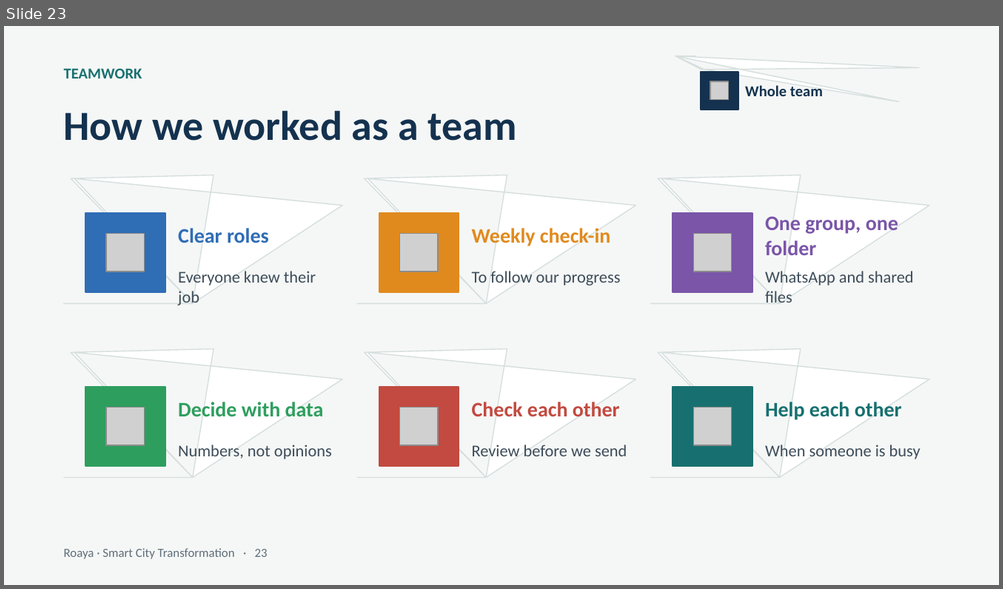
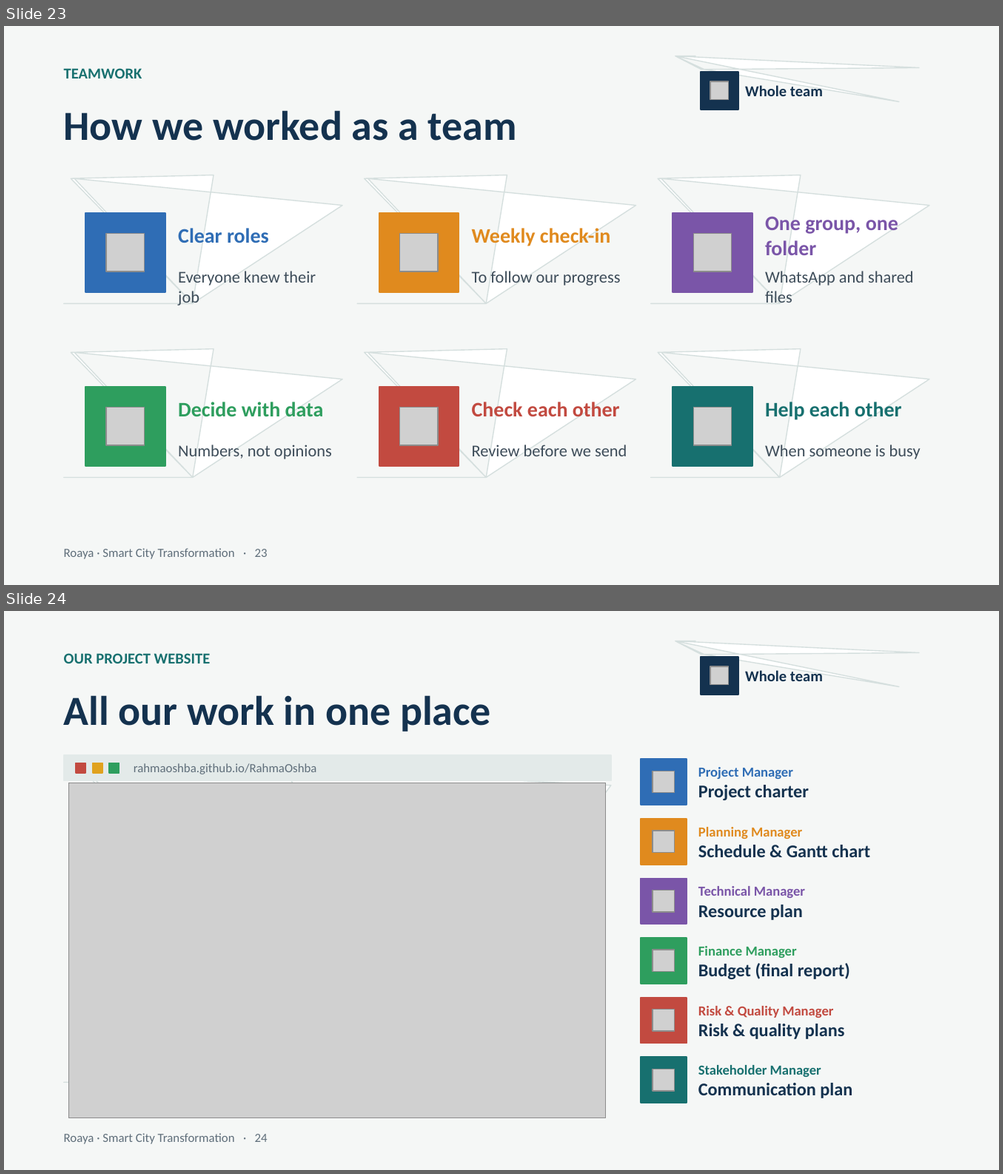
Before and after one commit to RahmaOshba/RahmaOshba, a slide deck: Roaya_Final/Roaya_Final_Presentation_25_slides.ppt. Shown one above the other, each under a label of ours: slide 23 before the commit, slides 23 and 24 after it. The pictures are 1003x589 and 1003x1174 pixels, drawn with LibreOffice and Linux fonts; fonts in the diff are those of the drawing; grey boxes stand for pictures. Boxes give left, top, right and bottom in pixels: in the first picture for what was removed or moved away, otherwise in the second. Text is boxed around its words. In the diff, an @@ line names an element or a change of style, - is before the commit and + after.

```diff
--- a/Roaya_Final/Roaya_Final_Presentation_25_slides.ppt
+++ b/Roaya_Final/Roaya_Final_Presentation_25_slides.ppt
@@ slide 24 added at (x1=4, y1=611, x2=999, y2=1170), background #F5F7F6 @@
@@ text added at (x1=64, y1=653, x2=210, y2=664), 11 pt, text #17706F, bold @@
+OUR PROJECT WEBSITE
@@ freeform shape added at (x1=695, y1=652, x2=939, y2=698), fill #FFFFFF, outline #D5DFDE 0.74 pt @@
@@ rectangle added at (x1=700, y1=657, x2=738, y2=695), fill #14324F, outline #14324F 0.99 pt @@
@@ picture added at (x1=710, y1=667, x2=728, y2=684) @@
@@ text added at (x1=745, y1=670, x2=822, y2=681), 11 pt, text #14324F, bold @@
+Whole team
@@ text added at (x1=64, y1=695, x2=491, y2=732), 30 pt, text #14324F, bold @@
+All our work in one place
@@ freeform shape added at (x1=64, y1=755, x2=611, y2=1113), fill #FFFFFF, outline #D5DFDE 0.74 pt @@
@@ rectangle added at (x1=64, y1=755, x2=611, y2=781), fill #E3EAE9, outline #E3EAE9 0.99 pt @@
@@ rectangle added at (x1=76, y1=763, x2=85, y2=773), fill #C24A40, outline #C24A40 0.99 pt @@
@@ rectangle added at (x1=93, y1=763, x2=102, y2=773), fill #E0A21E, outline #E0A21E 0.99 pt @@
@@ rectangle added at (x1=109, y1=763, x2=119, y2=773), fill #2E9E5E, outline #2E9E5E 0.99 pt @@
@@ text added at (x1=134, y1=763, x2=317, y2=775), 9 pt, text #5F6E7A @@
+rahmaoshba.github.io/RahmaOshba
@@ rectangle added at (x1=640, y1=759, x2=686, y2=805), fill #2F6DB5, outline #2F6DB5 0.99 pt @@
@@ picture added at (x1=68, y1=783, x2=606, y2=1119) @@
@@ picture added at (x1=652, y1=771, x2=674, y2=793) @@
@@ text added at (x1=698, y1=767, x2=808, y2=800), 10 pt, text #2F6DB5, bold @@
+Project Manager
+Project charter
@@ rectangle added at (x1=640, y1=819, x2=686, y2=865), fill #E08A1E, outline #E08A1E 0.99 pt @@
@@ picture added at (x1=652, y1=831, x2=674, y2=853) @@
@@ text added at (x1=698, y1=827, x2=870, y2=857), 13 pt, text #14324F, bold @@
+Planning Manager
+Schedule & Gantt chart
@@ rectangle added at (x1=640, y1=879, x2=686, y2=924), fill #7A55A8, outline #7A55A8 0.99 pt @@
@@ picture added at (x1=652, y1=891, x2=674, y2=912) @@
@@ text added at (x1=698, y1=886, x2=805, y2=920), 10 pt, text #7A55A8, bold @@
+Technical Manager
+Resource plan
@@ rectangle added at (x1=640, y1=938, x2=686, y2=984), fill #2E9E5E, outline #2E9E5E 0.99 pt @@
@@ picture added at (x1=652, y1=950, x2=674, y2=972) @@
@@ text added at (x1=698, y1=946, x2=850, y2=980), 13 pt, text #14324F, bold @@
+Finance Manager
+Budget (final report)
@@ rectangle added at (x1=640, y1=998, x2=686, y2=1044), fill #C24A40, outline #C24A40 0.99 pt @@
@@ picture added at (x1=652, y1=1010, x2=674, y2=1032) @@
@@ text added at (x1=698, y1=1006, x2=845, y2=1039), 10 pt, text #C24A40, bold @@
+Risk & Quality Manager
+Risk & quality plans
@@ rectangle added at (x1=640, y1=1057, x2=686, y2=1103), fill #17706F, outline #17706F 0.99 pt @@
@@ picture added at (x1=652, y1=1070, x2=674, y2=1091) @@
@@ text added at (x1=698, y1=1065, x2=852, y2=1099), 10 pt, text #17706F, bold @@
+Stakeholder Manager
+Communication plan
@@ text added at (x1=64, y1=1133, x2=267, y2=1145), 9 pt, text #5F6E7A @@
+Roaya · Smart City Transformation · 24
```
Also in this commit, not shown: 1 slide removed, 2 other files.
